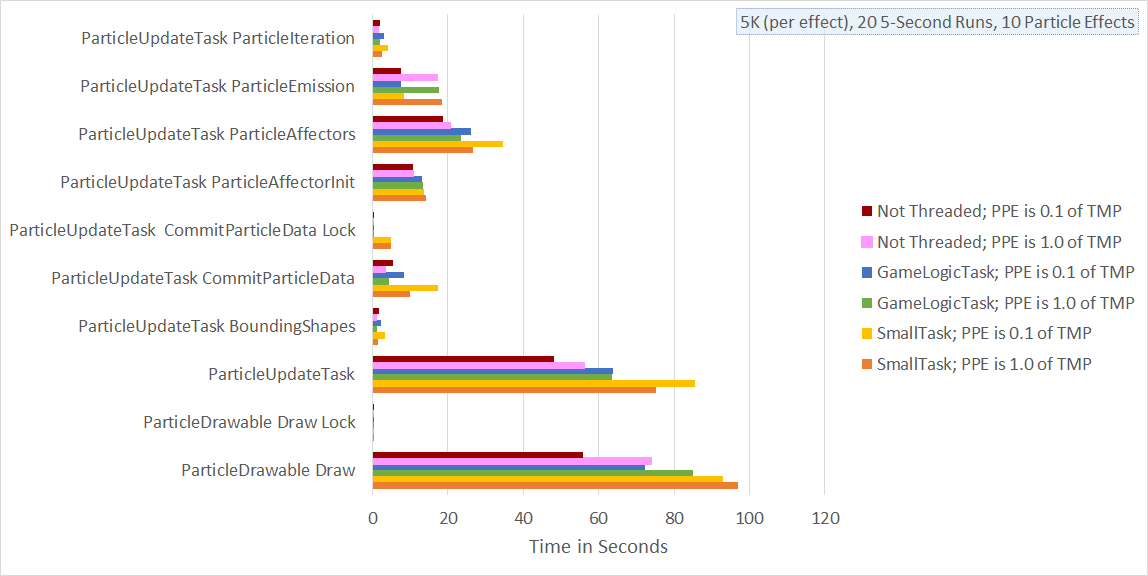
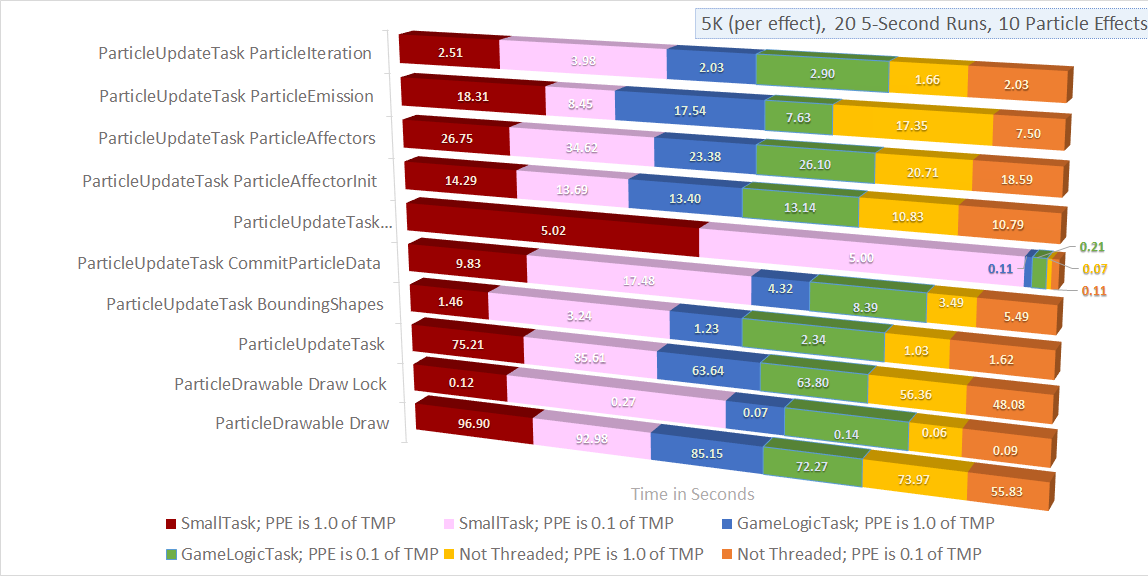
Layer changes from the first (1148, 576) image to the second:
added layer "Layer 4" above "Layer 3" over [10, 0, 1148, 575]
added layer "Layer 3" above "Layer 2" over [10, 0, 1148, 575]
